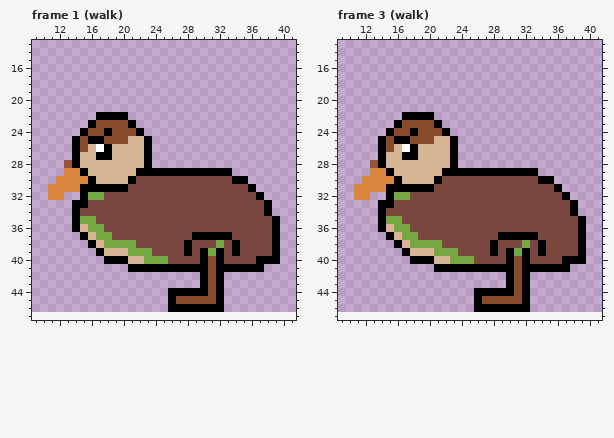
File history of a pixel-art file, art/player/player sprites.ase. Above: the version before the commit.
48x40 pixels, 14 frames. Shown: frame 1 (walk): x 9..41, y 13..47; frame 3 (walk): x 9..41, y 13..47. The old version is drawn lined up with the new one, on the new canvas. The commit also changed other frames, which this record leaves out.
After the commit:
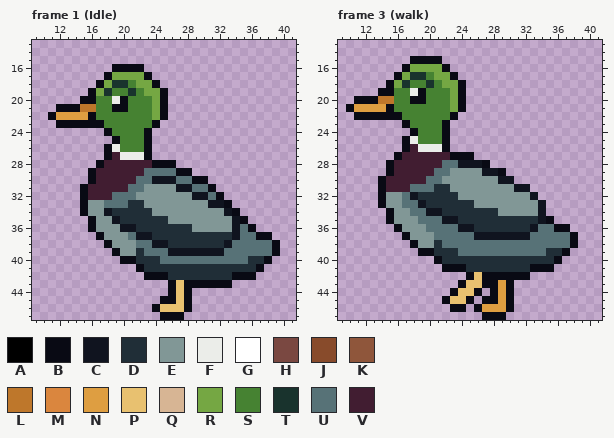
Palette (. is transparent): A #000000  B #090a14  C #10141f  D #202e37  E #819796  F #ebede9  G #ffffff  H #7a4841  J #884b2b  K #8f563b  L #be772b  M #da863e  N #de9e41  P #e8c170  Q #d7b594  R #75a743  S #468232  T #19332d  U #577277  V #411d31
Changes in this commit:
canvas 48x40 -> 48x48, the old top-left corner now at 3,7 (the part of the old canvas that was cut away was empty and is not shown)
--- frame 1 (Idle)
@@ x 9..41 @@
 15 .................................
-16 .................................
-17 .................................
-18 .................................
-19 .................................
-20 .................................
-21 .................................
-22 ........AAAA.....................
-23 .......AJJJJA....................
-24 ......AJJAJJJA...................
-25 .....AJAAJJJQQA..................
-26 .....AJQGAQQQQA..................
-27 .....AQQAAQQQQA..................
-28 ....KAQQQQQQQQA..................
-29 ....MMAQQQQQQAAAAAAAAAAAA........
-30 ...MMMMAQQQQAHHHHHHHHHHHHAA......
-31 ..MMMMAAAAAAHHHHHHHHHHHHHHHA.....
-32 ..MM..ARRHHHHHHHHHHHHHHHHHHHA....
-33 .....AAHHHHHHHHHHHHHHHHHHHHHHA...
-34 .....AHHHHHHHHHHHHHHHHHHHHHHHA...
-35 .....ARRHHHHHHHHHHHHHHHHHHHHHHA..
-36 .....AQRRHHHHHHHHHHHHHHHHHHHHHA..
-37 ......AQRRHHHHHHHHHHAAAAAHHHHHA..
-38 .......AQRRRRHHHHHHAHHHRHAHHHHA..
-39 ........AQQQRRRHHHHAHARAHAHHHHA..
-40 .........AAAQQRRRHHHHAJAHHHHAAA..
-41 ............AAAAAAAAAAJAAAAAA....
-42 .....................AJA.........
-43 .....................AJA.........
-44 .................AAAAAJA.........
-45 .................AJJJJJA.........
-46 .................AAAAAAA.........
-47 .................................
+16 ..........BBBB...................
+17 .........BRRRRB..................
+18 ........BRTTSRRB.................
+19 .......BRTSSTSRRB................
+20 ......BBSSFBSSSRB................
+21 ...BBBLLSSBBSSSRB................
+22 ..BNNNNBSSSSSSSRB................
+23 ...BBBBBBSSSSSSB.................
+24 .........BSSSSB..................
+25 ..........BSSSB..................
+26 .........BFSSSB..................
+27 .........BVFFFB..................
+28 ........BVVVVVVBBB...............
+29 .......BVVVVVVUUUUBB.............
+30 .......BVVVVVUUCCCUUBB...........
+31 ......BVVVVVUUEEEECCUUB..........
+32 ......BVVVUUUEEEEEEECCUB.........
+33 ......BEEUUUDDEEEEEEEECCB........
+34 ......BEECDDDDDEEEEEEEEECB.......
+35 .......BEECDDDDDDEEEEEEEECB......
+36 .......BEEECCDDDDDDDEEEEECUB.....
+37 ........BEEEUCCDDDDDDDDDDCUUBB...
+38 .........BEEEUUCCDDDDDDDCUUUUUB..
+39 ..........BEEDUUUCCCCCCCUUUUUUB..
+40 ...........BBDDDUUUUUUUUUUUDDB...
+41 .............BDDDDDDDDDDDDDDB....
+42 ..............BBBDDDDDDDDBBB.....
+43 .................BPBBBBBB........
+44 .................BPB.............
+45 ................BBPB.............
+46 ...............BPPPB.............
+47 ................BBB..............
--- frame 3 (walk)
@@ x 9..41 @@
 14 .................................
-15 .................................
-16 .................................
-17 .................................
-18 .................................
-19 .................................
-20 .................................
-21 .................................
-22 ........AAAA.....................
-23 .......AJJJJA....................
-24 ......AJJAJJJA...................
-25 .....AJAAJJJQQA..................
-26 .....AJQGAQQQQA..................
-27 .....AQQAAQQQQA..................
-28 ....KAQQQQQQQQA..................
-29 ....MMAQQQQQQAAAAAAAAAAAA........
-30 ...MMMMAQQQQAHHHHHHHHHHHHAA......
-31 ..MMMMAAAAAAHHHHHHHHHHHHHHHA.....
-32 ..MM..ARRHHHHHHHHHHHHHHHHHHHA....
-33 .....AAHHHHHHHHHHHHHHHHHHHHHHA...
-34 .....AHHHHHHHHHHHHHHHHHHHHHHHA...
-35 .....ARRHHHHHHHHHHHHHHHHHHHHHHA..
-36 .....AQRRHHHHHHHHHHHHHHHHHHHHHA..
-37 ......AQRRHHHHHHHHHHAAAAAHHHHHA..
-38 .......AQRRRRHHHHHHAHHHRHAHHHHA..
-39 ........AQQQRRRHHHHAHARAHAHHHHA..
-40 .........AAAQQRRRHHHHAJAHHHHAAA..
-41 ............AAAAAAAAAAJAAAAAA....
-42 .....................AJA.........
-43 .....................AJA.........
-44 .................AAAAAJA.........
-45 .................AJJJJJA.........
-46 .................AAAAAAA.........
-47 .................................
+15 .........BBBB....................
+16 ........BRRRRB...................
+17 .......BRTTSRRB..................
+18 ......BRTSSTSRRB.................
+19 .....BBSSFBSSSRB.................
+20 ..BBBLLSSBBSSSRB.................
+21 .BNNNNBSSSSSSSRB.................
+22 ..BBBBBBSSSSSSB..................
+23 ........BSSSSB...................
+24 .........BSSSB...................
+25 ........BFSSSB...................
+26 ........BVFFFB...................
+27 .......BVVVVVVBBB................
+28 ......BVVVVVVUUCCCB..............
+29 ......BVVVVVUUEEEECCB............
+30 .....BVVVVVUUEEEEEEECC...........
+31 .....BVVVUUUDDEEEEEEEECC.........
+32 .....BEEUCDDDDDEEEEEEEEEC........
+33 .....BEEUUCDDDDDDEEEEEEEEC.......
+34 ......BEEUUCCDDDDDDDEEEEEC.......
+35 ......BEEEUUUCCDDDDDDDDDDCB......
+36 .......BEEEUUUUCCDDDDDDDCUUBB....
+37 ........BEEEUUUUUCCCCCCCUUUUUB...
+38 .........BEEDUUUUUUUUUUUUUUUUB...
+39 ..........BBDDDUUUUUUUUUUUDDB....
+40 ............BDDDDDDDDDDDDDDB.....
+41 .............BBBDDDDDDDDBBB......
+42 ................BPBBBBBB.........
+43 ...............BPPBBNB...........
+44 ..............BPPB.BNB...........
+45 .............BPPB.BBNB...........
+46 ..............BB.BNNNB...........
+47 ..................BBB............
